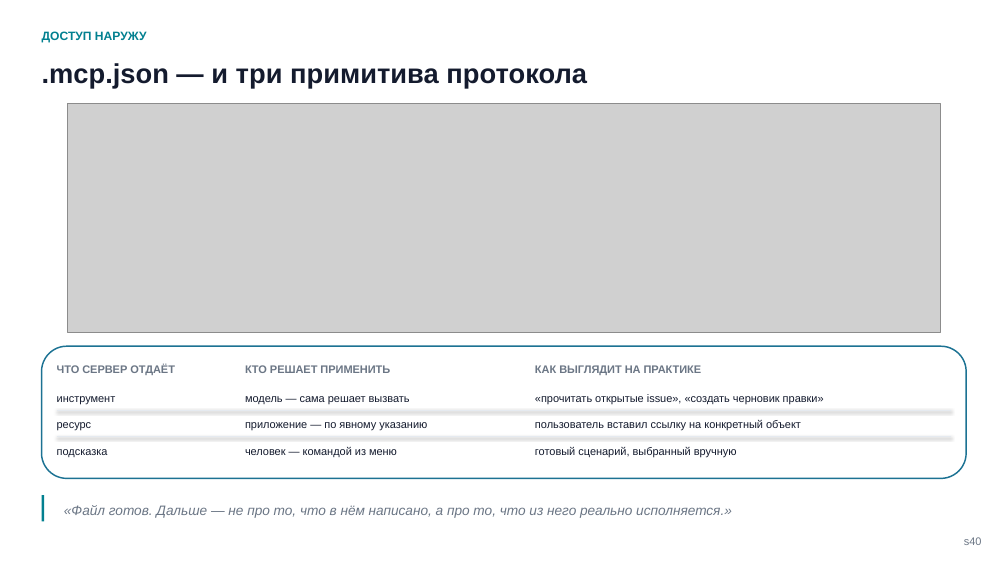
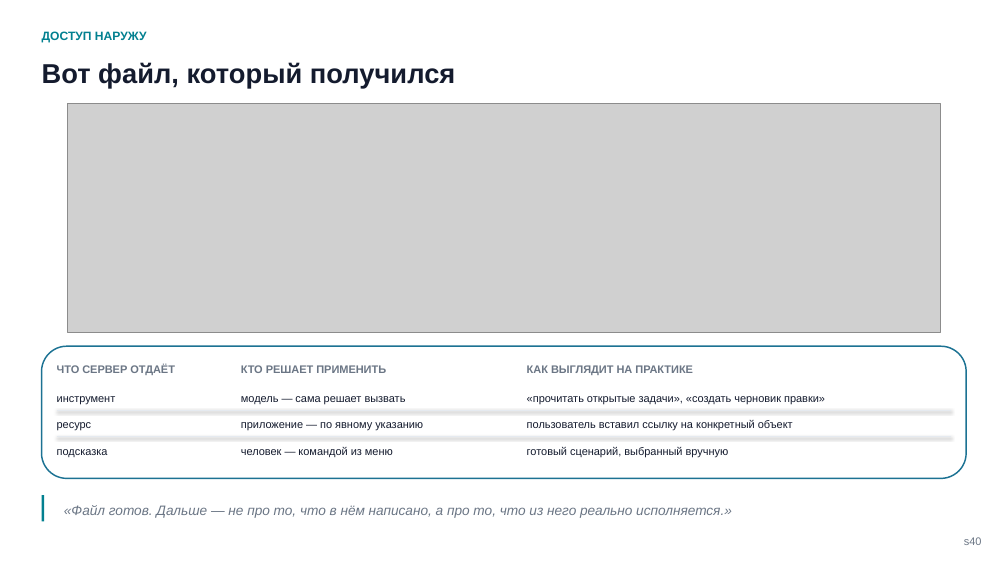
Before and after one commit to tellina-study/AI-usage-lessons, a slide deck: slide 40 of library/seminars/sem-05/rendered/sem-05.pptx. Drawn at 1008x567 pixels with LibreOffice and Linux fonts; fonts in the diff are those of the drawing; grey boxes stand for pictures. Boxes give left, top, right and bottom in pixels: in the first picture for what was removed or moved away, otherwise in the second. Text is boxed around its words. In the diff, an @@ line names an element or a change of style, - is before the commit and + after.

```diff
--- a/library/seminars/sem-05/rendered/sem-05.pptx
+++ b/library/seminars/sem-05/rendered/sem-05.pptx
@@ text at <box>42,62,455,88</box>: text changed @@
-.mcp.json — и три примитива протокола
+Вот файл, который получился
@@ text "модель — сама решает вызвать": place and size @@
-text "модель — сама решает вызвать" at <box>245,396,410,404</box>
+text "модель — сама решает вызвать" at <box>241,396,406,404</box>
@@ text "КТО РЕШАЕТ ПРИМЕНИТЬ": place and size @@
-text "КТО РЕШАЕТ ПРИМЕНИТЬ" at <box>245,365,390,373</box>
+text "КТО РЕШАЕТ ПРИМЕНИТЬ" at <box>241,365,386,373</box>
@@ text "КАК ВЫГЛЯДИТ НА ПРАКТИКЕ": place and size @@
-text "КАК ВЫГЛЯДИТ НА ПРАКТИКЕ" at <box>535,365,702,375</box>
+text "КАК ВЫГЛЯДИТ НА ПРАКТИКЕ" at <box>527,365,693,375</box>
@@ text "приложение — по явному указанию": place and size @@
-text "приложение — по явному указанию" at <box>245,422,427,431</box>
+text "приложение — по явному указанию" at <box>241,422,423,431</box>
@@ text "пользователь вставил ссылку на конкретный ...": place and size @@
-text "пользователь вставил ссылку на конкретный ..." at <box>535,420,801,431</box>
+text "пользователь вставил ссылку на конкретный ..." at <box>527,420,793,431</box>
@@ text at <box>527,396,825,404</box>: text changed @@
-«прочитать открытые issue», «создать черновик правки»
+«прочитать открытые задачи», «создать черновик правки»
@@ text "человек — командой из меню": place and size @@
-text "человек — командой из меню" at <box>245,447,397,457</box>
+text "человек — командой из меню" at <box>241,447,393,457</box>
@@ text "готовый сценарий, выбранный вручную": place and size @@
-text "готовый сценарий, выбранный вручную" at <box>535,447,737,457</box>
+text "готовый сценарий, выбранный вручную" at <box>527,447,729,457</box>
```
Also in this commit, not shown: 14 other slides changed, 10 slides added, 10 slides removed, 48 other files.
